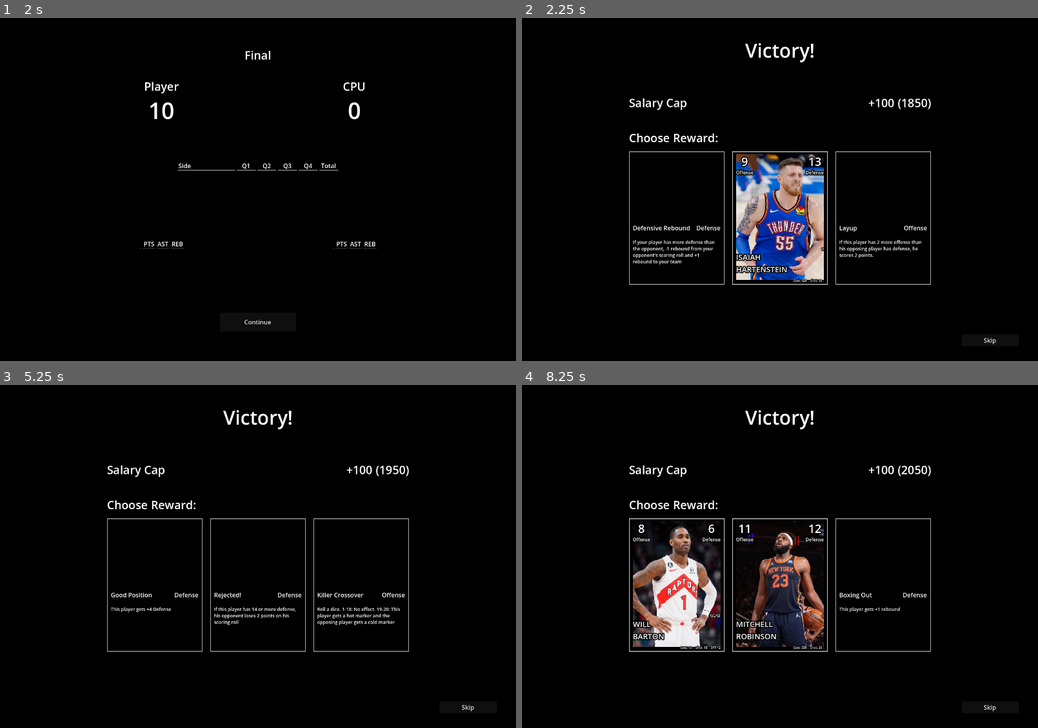
Above: before the commit, frames 1-4 (two rows, left to right).
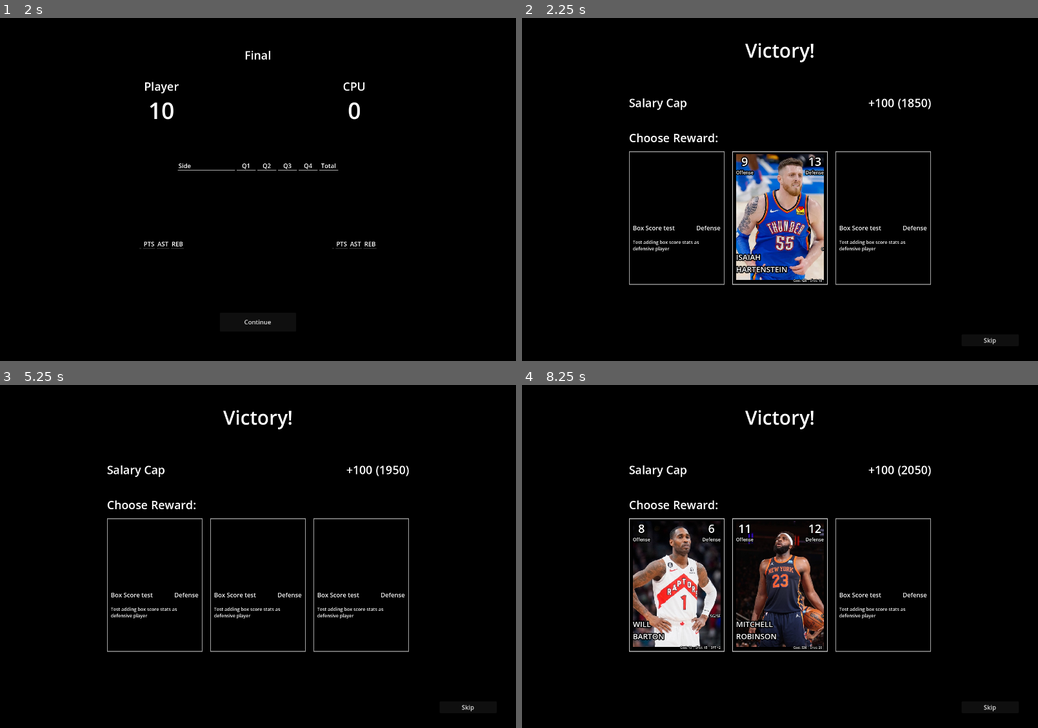
Above: after the commit, the same moments.

Repository: david8zhang/basketball-card-game
Game: Godot game, scene res://scenes/Main.tscn
Same seed, same stepped clock (60 frames per second), same inputs: the game is played once before the commit and once after it. This scene is started directly instead of the project's main scene.
Inputs (mouse positions are in pixels of both pictures, inside the frame that each line leads up to):
- Up to frame 1 (2 s): click (51, 124) at 0.52 s; click "Auto Win" at 1.25 s
- Up to frame 2 (2.25 s): click "Continue" at 2 s
- Up to frame 3 (5.25 s): click "Skip" at 2.75 s; click (51, 491) at 3.52 s; click "Auto Win" at 4.25 s; click "Continue" at 5 s
- Up to frame 4 (8.25 s): click "Skip" at 5.75 s; click (573, 491) at 6.52 s; click "Auto Win" at 7.25 s; click "Continue" at 8 s

Frame 1 is identical in both runs. In frame 2, 0.8% of the frame differs, in the area x 21-79%, y 60-72%; in frame 3, 0.9%, in the area x 21-79%, y 60-70%; in frame 4, 0.2%.

Commit message:
fix bug with box score bonus processing, statline updates

Diff:
--- /dev/null
+++ b/resources/strategy/test/BoxScoreTest.tres
@@ -0,0 +1,43 @@
+[gd_resource type="Resource" script_class="StrategyCardConfig" load_steps=9 format=3 uid="uid://dlwbmyfgx7dsv"]
+
+[ext_resource type="Script" uid="uid://bq22hlebjq8xg" path="res://scripts/strategy/StrategyCardNode.gd" id="1_2qsyy"]
+[ext_resource type="Script" uid="uid://cdj30lies16yq" path="res://scripts/strategy/StrategyCardConfig.gd" id="1_mwein"]
+[ext_resource type="Script" uid="uid://dvl8hl7mfdxi2" path="res://scripts/strategy/bonus/BoxScoreBonus.gd" id="2_px37v"]
+[ext_resource type="Script" uid="uid://dfdnia3mppqsu" path="res://scripts/strategy/StrategyCardSequenceNode.gd" id="3_2nm3t"]
+
+[sub_resource type="Resource" id="Resource_bj74w"]
+script = ExtResource("2_px37v")
+bonus_amt = 100
+bonus_stat_type = 0
+target_side = 1
+bonus_type = 2
+metadata/_custom_type_script = "uid://dvl8hl7mfdxi2"
+
+[sub_resource type="Resource" id="Resource_2qsyy"]
+script = ExtResource("2_px37v")
+bonus_amt = 100
+bonus_stat_type = 1
+target_side = 1
+bonus_type = 2
+metadata/_custom_type_script = "uid://dvl8hl7mfdxi2"
+
+[sub_resource type="Resource" id="Resource_px37v"]
+script = ExtResource("2_px37v")
+bonus_amt = -100
+bonus_stat_type = 2
+target_side = 1
+bonus_type = 2
+metadata/_custom_type_script = "uid://dvl8hl7mfdxi2"
+
+[sub_resource type="Resource" id="Resource_a3kbl"]
+script = ExtResource("3_2nm3t")
+children = Array[ExtResource("1_2qsyy")]([SubResource("Resource_bj74w"), SubResource("Resource_2qsyy"), SubResource("Resource_px37v")])
+metadata/_custom_type_script = "uid://dfdnia3mppqsu"
+
+[resource]
+script = ExtResource("1_mwein")
+strategy_type = 1
+card_name = "Box Score test"
+card_description = "Test adding box score stats as defensive player"
+root_node = SubResource("Resource_a3kbl")
+metadata/_custom_type_script = "uid://cdj30lies16yq"
--- a/scripts/BoxScoreBonusAnimator.gd
+++ b/scripts/BoxScoreBonusAnimator.gd
@@ -19,8 +19,8 @@
       stat_name = "assist"
     BoxScoreBonus.StatType.REBOUNDS:
       stat_name = "rebound"
-  stat_name = stat_name + "s" if box_score_bonus.bonus_amt > 0 else ""
-  label.text = "+" + str(box_score_bonus.bonus_amt) + " " + stat_name
+  stat_name = stat_name + "s" if abs(box_score_bonus.bonus_amt) > 0 else stat_name
+  label.text = ("+" if box_score_bonus.bonus_amt > 0 else "") + str(box_score_bonus.bonus_amt) + " " + stat_name
   add_child(label)
 
   var zoom_tween = create_tween()
--- a/scripts/Game.gd
+++ b/scripts/Game.gd
@@ -220,18 +220,25 @@
 		curr_cpu_quarter_score += all_stats["points"]
 	matchup_container.queue_free()
 
-# If defensive player uses a card that increases stats
+# If defensive player uses a card that increases or decreases stats
 func add_box_score_bonuses(side: Side, stat_type: BoxScoreBonus.StatType, value: int):
 	var score_label = player_score_label if side == Side.PLAYER else cpu_score_label
 	var assists_label = player_assists_label if side == Side.PLAYER else cpu_assists_label
 	var rebounds_label = player_rebounds_label if side == Side.PLAYER else cpu_rebounds_label
+	var defensive_player = selected_player_bp_card if side == Side.PLAYER else selected_cpu_bp_card
+	var new_statline = BoxScoreStatLine.new(defensive_player.full_name(), 0, 0, 0)
 	match stat_type:
 		BoxScoreBonus.StatType.POINTS:
+			new_statline.points = max(0, value)
 			score_label.text = str(max(0, int(player_score_label.text) + value))
 		BoxScoreBonus.StatType.REBOUNDS:
+			new_statline.rebounds = max(0, value)
 			rebounds_label.text = "R: " + str(max(0, get_rebounds(rebounds_label) + value))
 		BoxScoreBonus.StatType.ASSISTS:
+			new_statline.assists = max(0, value)
 			assists_label.text = "A: " + str(max(0, get_assists(assists_label)+ value))
+	var scorer_statline = full_player_scorer_statlines if side == Side.PLAYER else full_cpu_scorer_statlines
+	update_statlines(defensive_player.full_name(), new_statline, scorer_statline)
 
 func update_statlines(full_name: String, stat_line: BoxScoreStatLine, scorer_statline: Dictionary):
 	if scorer_statline.has(full_name):
--- a/scripts/MatchupContainer.gd
+++ b/scripts/MatchupContainer.gd
@@ -751,8 +751,10 @@
 					custom_cb.call()
 					box_score_bonus_animator.hide()
 				box_score_bonus_animator.show()
-				if !box_score_bonus_animator.on_box_score_bonus_complete.has_connections():
-					box_score_bonus_animator.on_box_score_bonus_complete.connect(on_box_score_anim_finished)
+				if box_score_bonus_animator.on_box_score_bonus_complete.has_connections():
+					for conn in box_score_bonus_animator.get_signal_connection_list("on_box_score_bonus_complete"):
+						box_score_bonus_animator.disconnect("on_box_score_bonus_complete", conn.callable)
+				box_score_bonus_animator.on_box_score_bonus_complete.connect(on_box_score_anim_finished)
 		StrategyCardBonusNode.BonusType.NOOP:
 			custom_cb.call()
 
--- a/scripts/SceneVariables.gd
+++ b/scripts/SceneVariables.gd
@@ -13,8 +13,8 @@
 var all_player_names = [
 "CalebMartin", "DerrickWhite", "CarisLevert", "DomantasSabonis", "CJMcCollum", "NormanPowell", "DeAaronFox", "JadenMcDa …(3030 unchanged characters)…
 ]
-var all_strategy_card_names = ["PlayEmTi …(425 unchanged characters)…
-# var all_strategy_card_names = ["GuardThePaint"]
+# var all_strategy_card_names = ["PlayEmTi …(425 unchanged characters)…
+var all_strategy_card_names = ["test/BoxScoreTest"]
 
 var all_player_stat_configs: Array[BallPlayerStats] = []
 var all_strat_card_configs: Array[StrategyCardConfig] = []
